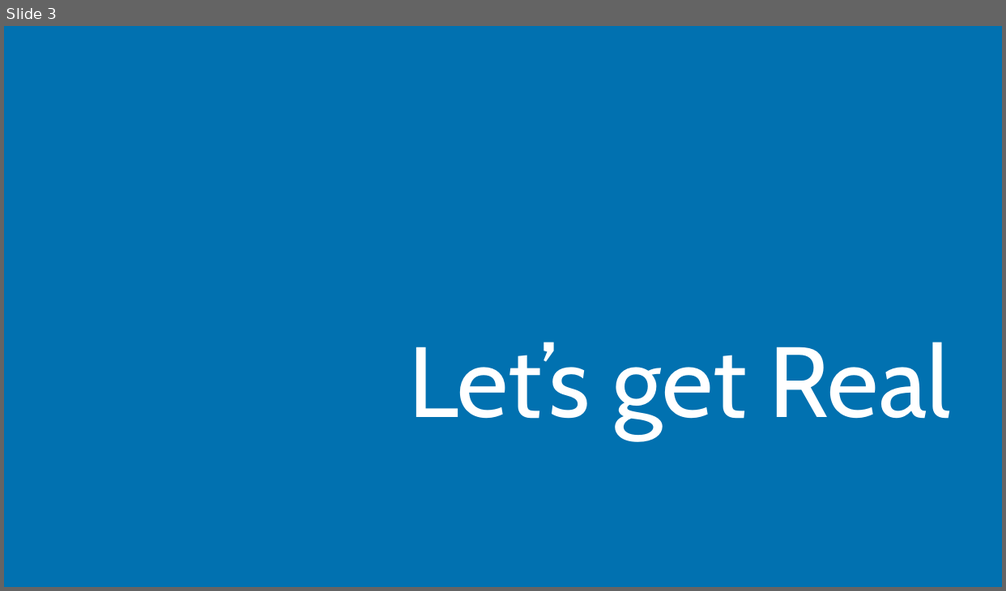
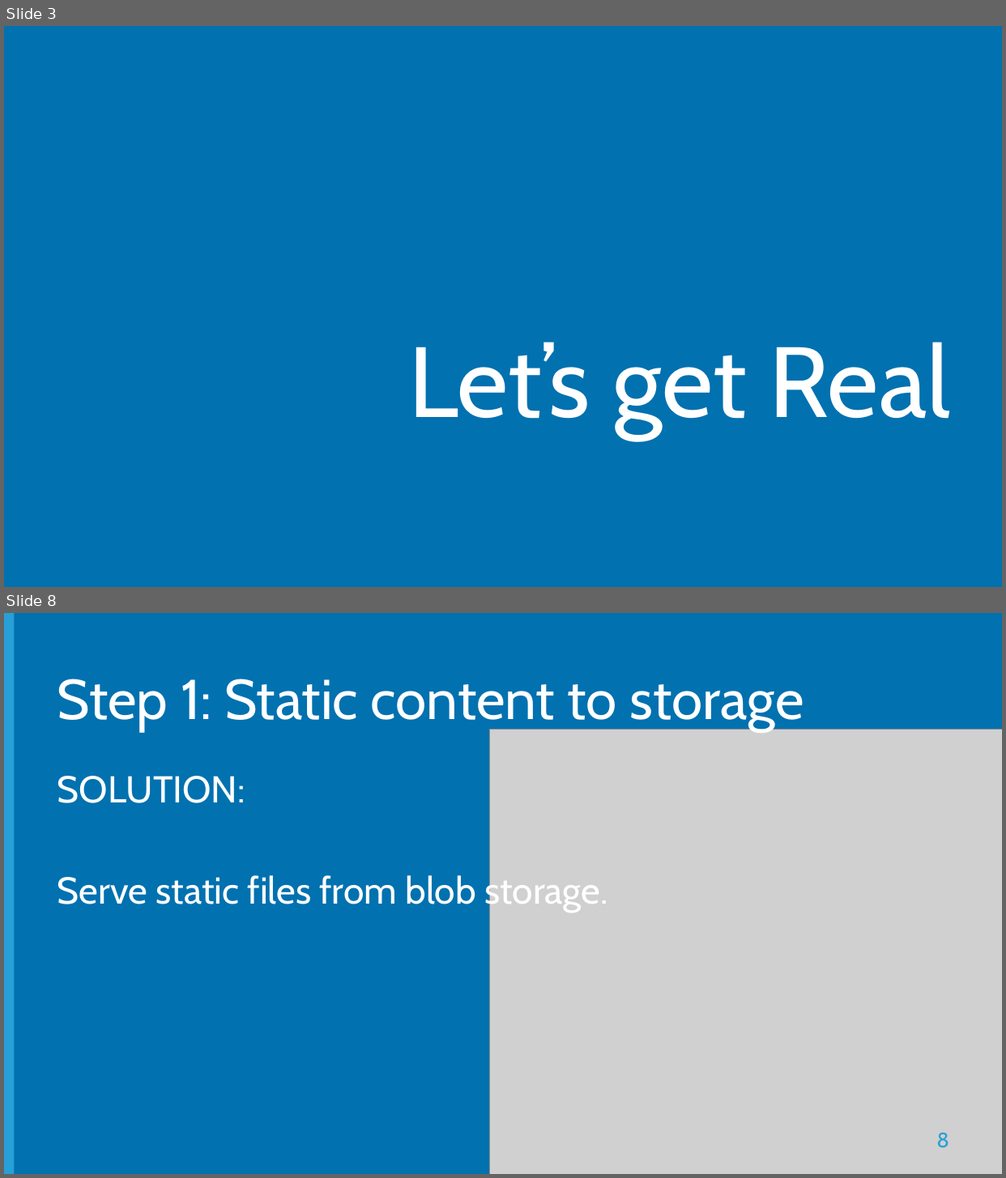
Before and after one commit to Microsoft-Web/DECK-ASPNET-in-Production, a slide deck: 6-ASPNET-in-Production.pptx. Shown one above the other, each under a label of ours: slide 3 before the commit, slides 3 and 8 after it; the slides between them are not shown. The pictures are 1006x591 and 1006x1178 pixels, drawn with LibreOffice and Linux fonts; fonts in the diff are those of the drawing; grey boxes stand for pictures; background and template pictures are left out. Boxes give left, top, right and bottom in pixels: in the first picture for what was removed or moved away, otherwise in the second. Text is boxed around its words. In the diff, an @@ line names an element or a change of style, - is before the commit and + after.

```diff
--- a/6-ASPNET-in-Production.pptx
+++ b/6-ASPNET-in-Production.pptx
@@ slide 8 added at (x1=4, y1=613, x2=1002, y2=1174), background #0171B0 @@
@@ rectangle added at (x1=4, y1=613, x2=14, y2=1174), fill #289FD7 @@
@@ title added at (x1=57, y1=679, x2=804, y2=732), 54 pt, text #FFFFFF @@
+Step 1: Static content to storage
@@ picture added at (x1=490, y1=729, x2=1002, y2=1174) @@
@@ text added at (x1=57, y1=776, x2=608, y2=913), 36 pt, text #FFFFFF @@
+SOLUTION:
+Serve static files from blob storage.
@@ page number added at (x1=936, y1=1132, x2=949, y2=1148), 20 pt, text #289FD7 @@
+8
```
Also in this commit, not shown: 2 slides changed, 27 other slides added, 1 slide removed.
